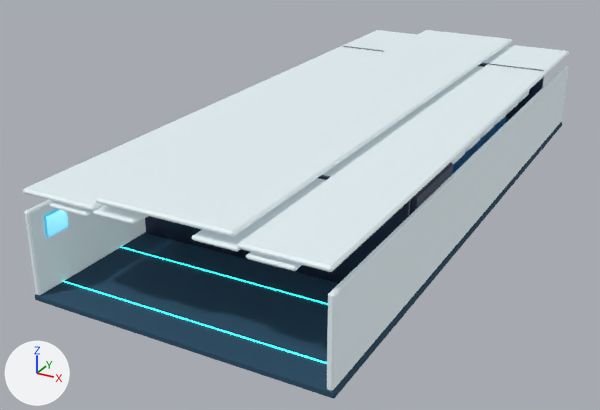
A saved change to the glTF model public/assets/scenarios/cabin-mayhem-scenario.glb.
Both versions are drawn from a camera (50 mm lens) standing at (10.4, -30.2, 10.4) and looking at (-2.0, -7.8, -0.8). The lights are fixed; the arrows at lower left show +X, +Y and +Z. The older version comes first. Where no turn or scale is listed for an object, it has been applied to the vertices. Vertices at exactly the same position are counted once.

In view in the first picture: 'CM_CARPET', 'CM_GALLEY_DARK', 'CM_NEON_CYAN', 'CM_WARM_SHELL', 'CM_WINDOW_GLOW' and 1 more.
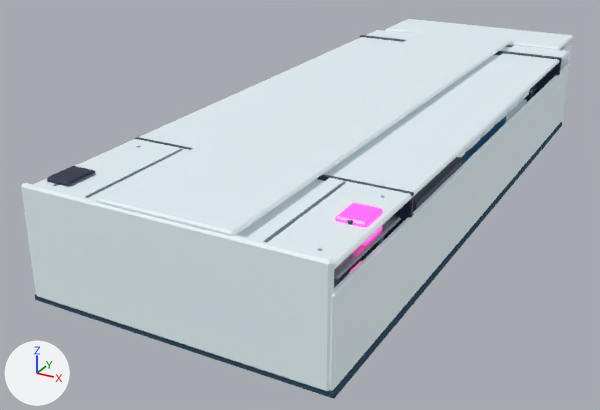
Patch to the scene script:
```diff
--- a/public/assets/scenarios/cabin-mayhem-scenario.glb.py
+++ b/public/assets/scenarios/cabin-mayhem-scenario.glb.py
@@ me_cube_226 @@
-me_cube_226.from_pydata(...)  # 144 vertices, 264 faces; spans x -4.0..4.0, y -12.78..0.21, z -1.46..1.45
+me_cube_226.from_pydata(...)  # 936 vertices, 1724 faces; spans x -4.14..4.14, y -22.85..0.12, z -2.05..0.95
+# me_cube_226 part 1: the loose piece of 24 vertices spanning x 2.58..3.92, y -12.1..-9.3, z -1.46..1.09 is scaled about its middle by (0.388, 0.024, 0.0182), then moved by (-1.97, 9.78, -0.63)
+# me_cube_226 part 2: the loose piece of 24 vertices spanning x -4.0..4.0, y -12.78..-12.62, z -1.46..1.39 is scaled about its middle by (0.41, 1, 1.02), then moved by (-2.45, -5.96, -0.57)
+# me_cube_226 part 3: the loose piece of 24 vertices spanning x -4.0..4.0, y -0.09..0.09, z -1.45..1.45 is scaled about its middle by (0.41, 0.863, 1), then moved by (2.45, -18.66, -0.6)
+# me_cube_226 part 4: 360 vertices added at x -4.14..4.14, y -4.95..0.12, z -2.05..0.9
+# me_cube_226 part 5: 336 vertices added at x -4.02..4.02, y -22.85..-14.74, z -2.05..0.95
+# other edits to the shape of me_cube_226 do not show in these pictures
 me_cube_226.materials.append(mat_galley_dark)
@@ me_cube_234 @@
 # used by ob_cm_metal_trim; parent = ob_cm_scenario_root; location = (-3.25, -10.88, 1.6)
-me_cube_234.from_pydata(...)  # 24 vertices, 44 faces; spans x -0.6..0.6, y -0.34..0.34, z -0.59..0.59
+me_cube_234.from_pydata(...)  # 616 vertices, 1116 faces; spans x -4.06..4.07, y -22.066..0.21, z -6.503..0.515
+# me_cube_234 part 6: 344 vertices added at x -4.06..4.07, y -22.066..-12.595, z -6.503..-2.208
+# other edits to the shape of me_cube_234 do not show in these pictures
 me_cube_234.materials.append(mat_metal_trim)
@@ me_cube_055 @@
-me_cube_055.from_pydata(...)  # 400 vertices, 720 faces; spans x -0.99..5.16, y -10.92..1.07, z -0.79..0.28
+me_cube_055.from_pydata(...)  # 688 vertices, 1252 faces; spans x -1.36..6.53, y -14.17..6.85, z -1.34..0.55
+# me_cube_055 part 7: a new loose piece of 24 vertices spanning x 5.74..6.5, y -13.46..-12.54, z -0.01..0.55, in mat_neon_pink (pink #bf3086, glowing pink #ff45ad)
+# other edits to the shape of me_cube_055 do not show in these pictures
 me_cube_055.materials.append(mat_neon_pink)
@@ me_cube_037 @@
-me_cube_037.from_pydata(...)  # 4656 vertices, 8792 faces; spans x -0.75..7.3, y -10.55..0.37, z -0.71..0.45
+me_cube_037.from_pydata(...)  # 6864 vertices, 12984 faces; spans x -0.78..7.34, y -14.95..6.97, z -0.71..1.73
+# me_cube_037 part 8: 792 vertices added at x -0.78..7.34, y -14.95..-6.77, z -0.62..1.73
+# other edits to the shape of me_cube_037 do not show in these pictures
 me_cube_037.materials.append(mat_seat_metal)
@@ me_cube_001 @@
-me_cube_001.from_pydata(...)  # 600 vertices, 1100 faces; spans x -0.1..8.2, y -10.2..10.2, z -1.1..2.0
+me_cube_001.from_pydata(...)  # 1472 vertices, 2660 faces; spans x -0.1..8.2, y -10.3..13.7, z -1.4..2.0
+# me_cube_001 part 9: the loose piece of 24 vertices spanning x 2.2..5.9, y -10.2..10.2, z 1.8..2.0 is copied, and the copy is scaled about its middle by (2.02, 0.124, 1), then moved by (0.0, 11.6, -0.1); it spans x 0.4..7.8, y 10.2..12.9, z 1.7..1.8
+# me_cube_001 part 10: the loose piece of 24 vertices spanning x 8.1..8.2, y -10.2..10.2, z -1.1..1.1 is copied, and the copy is scaled about its middle by (4.75, 0.00848, 1.13), then moved by (-0.2, 10.3, 0.1); it spans x 7.6..8.2, y 10.2..10.4, z -1.1..1.4
+# me_cube_001 part 11: 192 vertices added at x 0.0..8.1, y 6.1..8.8, z -1.1..1.7
+# me_cube_001 part 12: 24 vertices added at x 0.0..8.2, y -10.3..-10.1, z -1.2..1.9
+# other edits to the shape of me_cube_001 do not show in these pictures
 me_cube_001.materials.append(mat_warm_shell)
@@ ob_cm_galley_dark @@
 ob_cm_galley_dark = bpy.data.objects.new('CM_GALLEY_DARK', me_cube_226)
-ob_cm_galley_dark.location = (0.0, -0.55, 1.45)
+ob_cm_galley_dark.location = (0.0, 5.34, 2.05)
```

Changed parts and their boxes [x1, y1, x2, y2] in the pictures (600 x 410 px; the box of a moved part takes in the faces that stretch with it):
'CM_WARM_SHELL', reshaped
    before: [23, 30, 569, 391]
    after: [21, 19, 573, 391]
'CM_GALLEY_DARK', reshaped, moved (mostly hidden)
    before: [145, 46, 544, 283]
    after: [47, 35, 562, 248]
part 1 of me_cube_226, moved or reshaped (not visible afterwards)
    before: [410, 162, 453, 215]
part 2 of me_cube_226, moved or reshaped (mostly hidden afterwards)
    before: [145, 175, 411, 283]
    after: [134, 137, 193, 150]
part 3 of me_cube_226, moved or reshaped
    before: [342, 46, 544, 122]
    after: [317, 174, 414, 238]
part 4 of me_cube_226, added (mostly hidden)
    after: [360, 35, 562, 102]
part 5 of me_cube_226, added (mostly hidden)
    after: [47, 157, 462, 248]
part 6 of me_cube_234, added (mostly hidden)
    after: [53, 146, 385, 288]
part 7 of me_cube_055, added (pink)
    after: [335, 203, 383, 245]
part 8 of me_cube_037, added
    after: [334, 215, 401, 280]
part 9 of me_cube_001, added
    after: [385, 19, 573, 50]
part 10 of me_cube_001, added
    after: [560, 57, 570, 119]
part 11 of me_cube_001, added (mostly hidden)
    after: [488, 56, 527, 122]
part 12 of me_cube_001, added
    after: [21, 183, 334, 391]
'CM_CARPET', unchanged, covered by the edit
    both: [35, 122, 562, 399]
